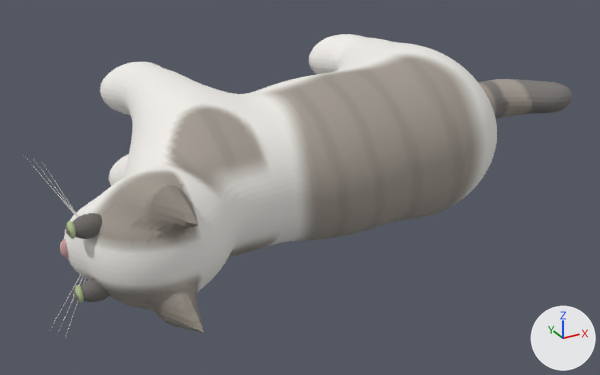
The glTF model model/doujiang_continuous.glb: old version first, new version second.
One viewpoint serves both versions: a 50 mm lens placed at (-1.51, -3.4, 1.22), pointed at (-0.03, -0.7, -0.13). Every picture has the same lights, and +X, +Y and +Z are marked at lower right. The older version comes first. Vertices at exactly the same position are counted once.

The scene before the commit, as lines of its bpy script (objects in view):
```python
me_continuous_body_head_legs_tail_ears = bpy.data.meshes.new('continuous_body_head_legs_tail_ears')
me_continuous_body_head_legs_tail_ears.from_pydata(...)  # 17830 vertices, 35656 faces; spans x -1.04..1.39, y -1.41..-0.02, z -0.36..0.36
me_continuous_body_head_legs_tail_ears.materials.append(mat_vertex_coat)
me_left_rim = bpy.data.meshes.new('left_rim')
me_left_rim.from_pydata(...)  # a UV sphere (18 segments, 10 rings, poles along y) spanning x -1.045..-0.929, y -1.164..-1.096, z 0.0726..0.1474
me_left_rim.materials.append(mat_vertex_coat)
me_right_rim = bpy.data.meshes.new('right_rim')
me_right_rim.from_pydata(...)  # a UV sphere (18 segments, 10 rings, poles along y) spanning x -1.045..-0.929, y -1.164..-1.096, z -0.1474..-0.0726
me_right_rim.materials.append(mat_vertex_coat)
ob_continuous_body_head_legs_tail_ears = bpy.data.objects.new('continuous_body_head_legs_tail_ears', me_continuous_body_head_legs_tail_ears)
ob_continuous_body_head_legs_tail_ears.location = (0.0, 0.0, 0.0)
ob_left_rim = bpy.data.objects.new('left_rim', me_left_rim)
ob_left_rim.location = (0.0, 0.0, 0.0)
ob_right_rim = bpy.data.objects.new('right_rim', me_right_rim)
ob_right_rim.location = (0.0, 0.0, 0.0)
```
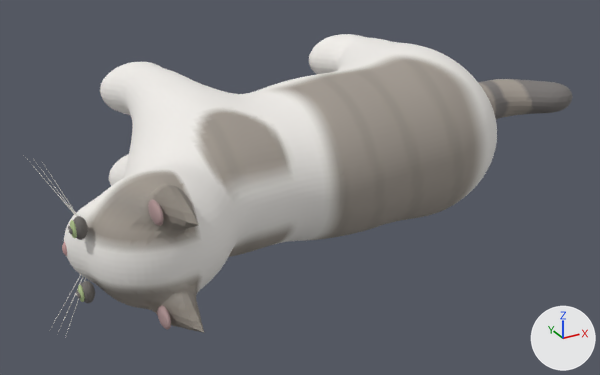
Changed parts and their boxes (x1, y1, x2, y2) in the pictures (600 x 375 px):
'left_rim', moved, rescaled
    before: (73, 213, 102, 239)
    after: (73, 216, 88, 240)
'left_inner_ear', added
    after: (148, 199, 164, 226)
'right_inner_ear', added
    after: (157, 306, 171, 330)
part 1 of me_continuous_body_head_legs_tail_ears, recoloured
    both: (168, 56, 443, 241)
part 2 of me_continuous_body_head_legs_tail_ears, recoloured
    both: (163, 51, 456, 248)
part 3 of me_continuous_body_head_legs_tail_ears, edited (looks the same)
    both: (196, 56, 480, 255)
part 4 of me_continuous_body_head_legs_tail_ears, recoloured
    both: (163, 53, 456, 250)

The change, as a list of edits to the scene's bpy script:
```text
Change me_continuous_body_head_legs_tail_ears:
    where me_continuous_body_head_legs_tail_ears.from_pydata(...)  # 17830 vertices, 35656 faces; spans x -1.04..1.39, y -1.41..-0.02, z -0.36..0.36
    used by ob_continuous_body_head_legs_tail_ears; location = (0.0, 0.0, 0.0)
    me_continuous_body_head_legs_tail_ears part 1: 947 faces centred in x -0.66..0.55, y -1.12..-0.73, z -0.35..0.35 are repainted in the vertex colours; the middle colour goes from grey #a39b92 to white #f0ede9
    me_continuous_body_head_legs_tail_ears part 2: 1613 faces centred in x -0.7..0.66, y -1.18..-0.6, z -0.36..0.36 are repainted in the vertex colours; the middle colour goes from white #eeece7 to white #edebe6
    me_continuous_body_head_legs_tail_ears part 3: 3318 faces centred in x -0.55..0.59, y -1.1..-0.67, z -0.35..0.35 are repainted in the vertex colours; the middle colour goes from grey #9f978e to grey #a29a90
    me_continuous_body_head_legs_tail_ears part 4: 817 faces centred in x -0.68..0.61, y -1.15..-0.63, z -0.36..0.36 are repainted in the vertex colours; the middle colour goes from light grey #d4d0ca to white #eae7e2
Change me_left_rim:
    used by ob_left_rim; location = (0.0, 0.0, 0.0)
    remove me_left_rim.from_pydata(...)  # 164 vertices, 324 faces; spans x -1.045..-0.929, y -1.164..-1.096, z 0.0726..0.1474
    add me_left_rim.from_pydata(...)  # 164 vertices, 324 faces; spans x -1.038..-0.992, y -1.158..-1.102, z 0.0736..0.1464
    me_left_rim part 5: the whole mesh is scaled about its middle by (0.397, 0.824, 0.974), then moved by (-0.028, 0.0, 0.0)
Add me_right_inner_ear:
    me_right_inner_ear.from_pydata(...)  # a UV sphere (18 segments, 10 rings, poles along y) spanning x -0.838..-0.81, y -1.325..-1.223, z -0.2134..-0.1406
    me_right_inner_ear.materials.append(mat_vertex_coat)
Add me_left_inner_ear:
    me_left_inner_ear.from_pydata(...)  # a UV sphere (18 segments, 10 rings, poles along y) spanning x -0.838..-0.81, y -1.325..-1.223, z 0.1406..0.2134
    me_left_inner_ear.materials.append(mat_vertex_coat)
Add ob_right_inner_ear:
    ob_right_inner_ear = bpy.data.objects.new('right_inner_ear', me_right_inner_ear)
    ob_right_inner_ear.location = (0.0, 0.0, 0.0)
Add ob_left_inner_ear:
    ob_left_inner_ear = bpy.data.objects.new('left_inner_ear', me_left_inner_ear)
    ob_left_inner_ear.location = (0.0, 0.0, 0.0)
```
